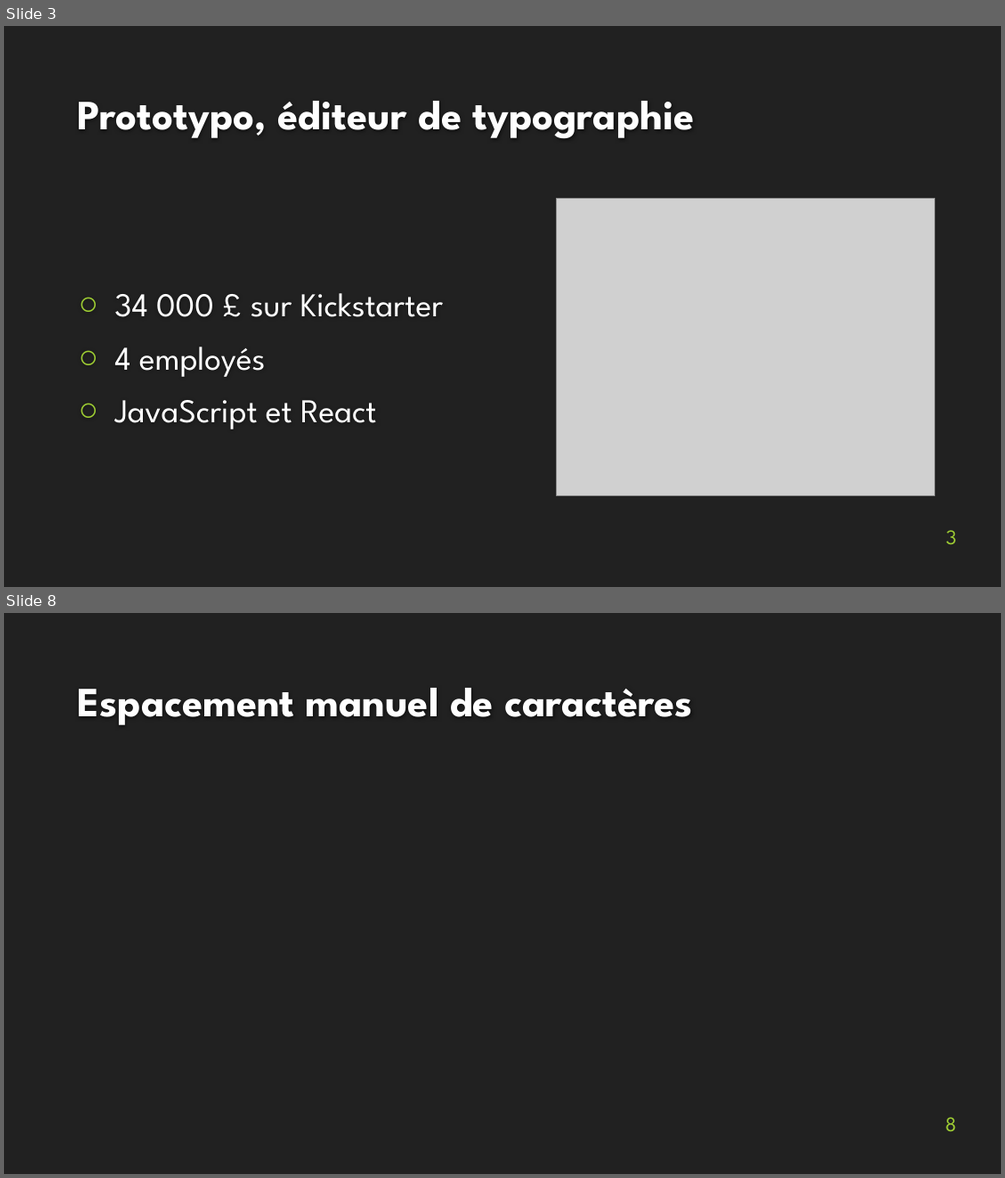
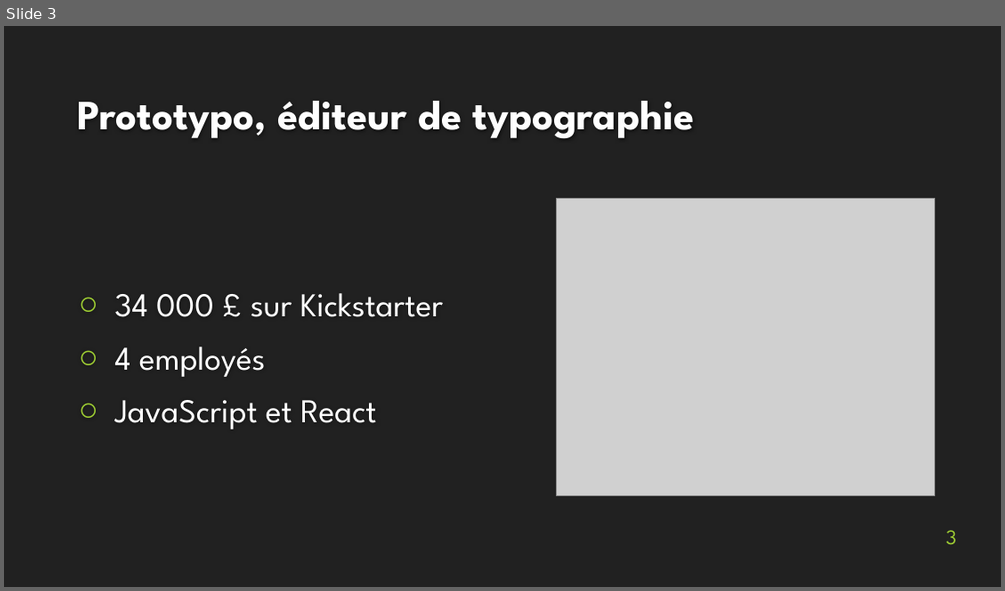
Before and after one commit to MartinBolot/Cours-IUT-Lyon1, a slide deck: Stage/Soutenance/presentation_soutenance.pptx. Shown one above the other, each under a label of ours: slides 3 and 8 before the commit, slide 3 after it; the slides between them are not shown. The pictures are 1005x1178 and 1005x591 pixels, drawn with LibreOffice and Linux fonts; fonts in the diff are those of the drawing; grey boxes stand for pictures; background and template pictures are left out. Boxes give left, top, right and bottom in pixels: in the first picture for what was removed or moved away, otherwise in the second. Text is boxed around its words. In the diff, an @@ line names an element or a change of style, - is before the commit and + after.

```diff
--- a/Stage/Soutenance/presentation_soutenance.pptx
+++ b/Stage/Soutenance/presentation_soutenance.pptx
@@ slide 8 removed at [4, 613, 1001, 1174], background #212121 @@
@@ title removed at [78, 688, 693, 725] @@
-Espacement manuel de caractères
@@ page number removed at [945, 1117, 956, 1131] @@
-8
```
Also in this commit, not shown: 7 slides added, 4 other slides removed, 1 other file.
